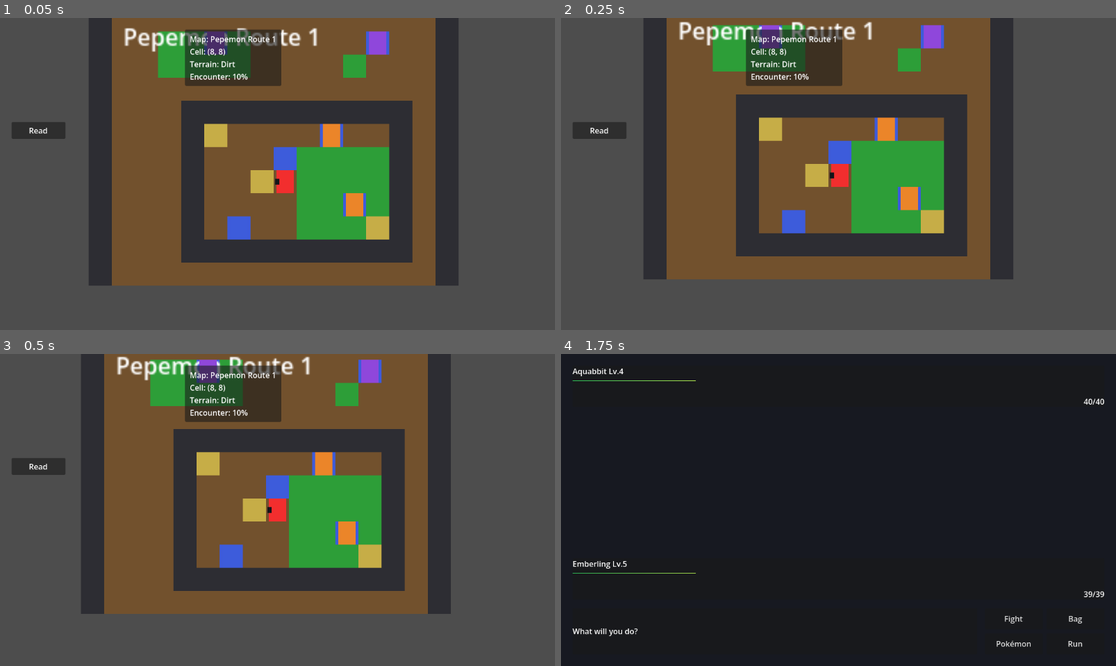
Above: before the commit, frames 1-4 (two rows, left to right).
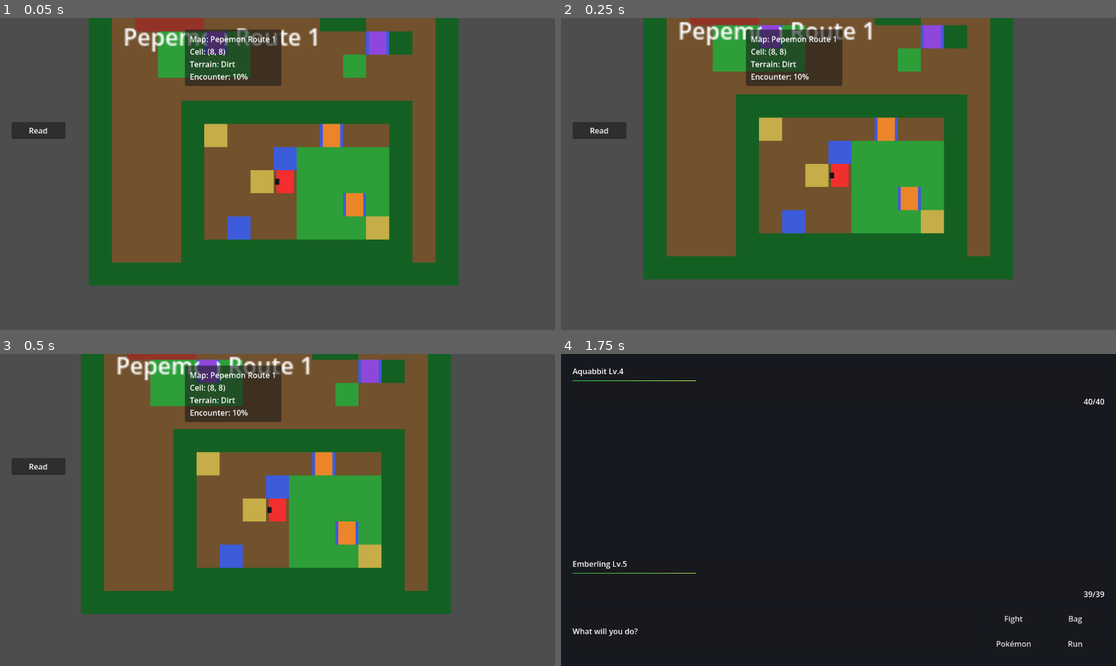
Above: after the commit, the same moments.

Repository: CHEESEMARSHALL/pepemon
Game: Godot game, scene res://scenes/game/GameRoot.tscn
Two runs of this game, one before a commit and one after it. Both use one fixed random seed, a clock stepped at 60 frames per second and the inputs below.
Inputs (mouse positions are in pixels of both pictures, inside the frame that each line leads up to):
- Up to frame 1 (0.05 s): no input
- Up to frame 2 (0.25 s): no input
- Up to frame 3 (0.5 s): no input
- Up to frame 4 (1.75 s): tap Enter (ui_accept) at 0.5, 0.77 s; move the mouse to (960, 494) at 0.52 s; hold Right (ui_right) 0.53-1.25 s; click (960, 494) at 0.67 s; drag from (727, 525) to (810, 572) at 1.27 s

The runs differ from the first frame. In frame 1, 22% of the frame differs, in the area x 16-83%, y 0-86%; in frame 2, 21%; in frame 3, 21%; in frame 4, nothing differs.

Commit message:
Add Route 1 worldbuilding tile support

Diff:
--- a/data/overworld/Route1.tres
+++ b/data/overworld/Route1.tres
@@ -9,7 +9,7 @@
 map_name = "Pepemon Route 1"
 player_start_cell = Vector2i(8, 8)
 encounter_table = ExtResource("3_starter_grass")
-rows = Array[String](["################", "#..............#", "#..GGGG........#", "#..GGGG....G...#", "#..............#", "#...##########.#", "#...#S.......#.#", "#...#....GGGG#.#", "#...#..S.GGGG#.#", "#...#....GGGG#.#", "#...#....GGGS#.#", "#...##########.#", "#..............#"])
+rows = Array[String](["TTTTTTTTTTTTTTTT", "T.HHH.....TT...T", "T..GGGG......T.T", "T..GGGG....G...T", "T..............T", "T...TTTTTTTTTT.T", "T...TS.......T.T", "T...T....GGGGT.T", "T...T..S.GGGGT.T", "T...T....GGGGT.T", "T...T....GGGST.T", "T...TTTTTTTTTT.T", "TTTTTTTTTTTTTTTT"])
 sign_messages = Array[Dictionary]([{ "cell": Vector2i(7, 8), "message": "Pepemon Route 1\nTall grass hides wild monster …(193 unchanged characters)…
 interactables = Array[Dictionary]([{ "id": "scout_mira", "name": "ScoutMira", "cell": Vector2i(8, 7), "dialogue": "Scou …(1641 unchanged characters)…
 transitions = Array[Dictionary]([{ "cell": Vector2i(14, 6), "target_map_path": "res://data/overworld/Route2.tres", "target_start_cell": Vector2i(1, 6) }])
--- a/scenes/overworld/Overworld.gd
+++ b/scenes/overworld/Overworld.gd
@@ -7,15 +7,19 @@
 
 @export var map_data: Resource
 @export var interactable_scene: PackedScene
+@export var route_tile_sheet: Texture2D
 @export var player_start_cell_override := Vector2i(-999, -999)
 
 const CELL_SIZE := Vector2i(16, 16)
 const SOURCE_ID := 0
+const ROUTE_TILE_SHEET_PATH := "res://assets/tiles/route1/route1_tiles.png"
 const DIRT_TILE := Vector2i(0, 0)
 const GRASS_TILE := Vector2i(1, 0)
 const WALL_TILE := Vector2i(2, 0)
 const SIGN_TILE := Vector2i(3, 0)
 const NPC_TILE := Vector2i(4, 0)
+const TREE_TILE := Vector2i(5, 0)
+const HOUSE_TILE := Vector2i(6, 0)
 const TERRAIN_DATA_KEY := "terrain"
 const BLOCKED_DATA_KEY := "blocked"
 const INTERACTION_TEXT_DATA_KEY := "interaction_text"
@@ -24,6 +28,8 @@
 const TERRAIN_WALL := "Wall"
 const TERRAIN_SIGN := "Sign"
 const TERRAIN_NPC := "NPC"
+const TERRAIN_TREE := "Tree"
+const TERRAIN_HOUSE := "House"
 
 @onready var _player := %Player as PlayerController
 @onready var _ground_tile_map := %GroundTileMap as TileMap
@@ -104,6 +110,10 @@
 			return GRASS_TILE
 		"S":
 			return SIGN_TILE
+		"T":
+			return TREE_TILE
+		"H":
+			return HOUSE_TILE
 		_:
 			return DIRT_TILE
 
@@ -121,14 +131,7 @@
 	tile_set.set_custom_data_layer_name(2, INTERACTION_TEXT_DATA_KEY)
 	tile_set.set_custom_data_layer_type(2, TYPE_STRING)
 
-	var image := Image.create(CELL_SIZE.x * 5, CELL_SIZE.y, false, Image.FORMAT_RGBA8)
-	image.fill_rect(Rect2i(Vector2i.ZERO, CELL_SIZE), Color(0.45, 0.32, 0.18))
-	image.fill_rect(Rect2i(Vector2i(CELL_SIZE.x, 0), CELL_SIZE), Color(0.18, 0.62, 0.22))
-	image.fill_rect(Rect2i(Vector2i(CELL_SIZE.x * 2, 0), CELL_SIZE), Color(0.18, 0.18, 0.2))
-	image.fill_rect(Rect2i(Vector2i(CELL_SIZE.x * 3, 0), CELL_SIZE), Color(0.78, 0.68, 0.28))
-	image.fill_rect(Rect2i(Vector2i(CELL_SIZE.x * 4, 0), CELL_SIZE), Color(0.24, 0.36, 0.86))
-
-	var texture := ImageTexture.create_from_image(image)
+	var texture := _get_route_tile_texture()
 	var source := TileSetAtlasSource.new()
 	source.texture = texture
 	source.texture_region_size = CELL_SIZE
@@ -137,6 +140,8 @@
 	source.create_tile(WALL_TILE)
 	source.create_tile(SIGN_TILE)
 	source.create_tile(NPC_TILE)
+	source.create_tile(TREE_TILE)
+	source.create_tile(HOUSE_TILE)
 
 	tile_set.add_source(source, SOURCE_ID)
 	source.get_tile_data(DIRT_TILE, 0).set_custom_data(TERRAIN_DATA_KEY, TERRAIN_DIRT)
@@ -149,7 +154,32 @@
 	source.get_tile_data(SIGN_TILE, 0).set_custom_data(BLOCKED_DATA_KEY, true)
 	source.get_tile_data(NPC_TILE, 0).set_custom_data(TERRAIN_DATA_KEY, TERRAIN_NPC)
 	source.get_tile_data(NPC_TILE, 0).set_custom_data(BLOCKED_DATA_KEY, true)
+	source.get_tile_data(TREE_TILE, 0).set_custom_data(TERRAIN_DATA_KEY, TERRAIN_TREE)
+	source.get_tile_data(TREE_TILE, 0).set_custom_data(BLOCKED_DATA_KEY, true)
+	source.get_tile_data(HOUSE_TILE, 0).set_custom_data(TERRAIN_DATA_KEY, TERRAIN_HOUSE)
+	source.get_tile_data(HOUSE_TILE, 0).set_custom_data(BLOCKED_DATA_KEY, true)
 	return tile_set
+
+
+func _get_route_tile_texture() -> Texture2D:
+	if route_tile_sheet != null and route_tile_sheet.get_width() >= CELL_SIZE.x * 7:
+		return route_tile_sheet
+
+	if ResourceLoader.exists(ROUTE_TILE_SHEET_PATH):
+		var loaded_texture := load(ROUTE_TILE_SHEET_PATH) as Texture2D
+
+		if loaded_texture != null and loaded_texture.get_width() >= CELL_SIZE.x * 7:
+			return loaded_texture
+
+	var image := Image.create(CELL_SIZE.x * 7, CELL_SIZE.y, false, Image.FORMAT_RGBA8)
+	image.fill_rect(Rect2i(Vector2i.ZERO, CELL_SIZE), Color(0.45, 0.32, 0.18))
+	image.fill_rect(Rect2i(Vector2i(CELL_SIZE.x, 0), CELL_SIZE), Color(0.18, 0.62, 0.22))
+	image.fill_rect(Rect2i(Vector2i(CELL_SIZE.x * 2, 0), CELL_SIZE), Color(0.18, 0.18, 0.2))
+	image.fill_rect(Rect2i(Vector2i(CELL_SIZE.x * 3, 0), CELL_SIZE), Color(0.78, 0.68, 0.28))
+	image.fill_rect(Rect2i(Vector2i(CELL_SIZE.x * 4, 0), CELL_SIZE), Color(0.24, 0.36, 0.86))
+	image.fill_rect(Rect2i(Vector2i(CELL_SIZE.x * 5, 0), CELL_SIZE), Color(0.08, 0.38, 0.14))
+	image.fill_rect(Rect2i(Vector2i(CELL_SIZE.x * 6, 0), CELL_SIZE), Color(0.58, 0.2, 0.16))
+	return ImageTexture.create_from_image(image)
 
 
 func _setup_interactables() -> void:
--- a/scripts/tests/ValidateOverworldContent.gd
+++ b/scripts/tests/ValidateOverworldContent.gd
@@ -48,6 +48,16 @@
 		quit(1)
 		return
 
+	if route_data.get_tile_code(Vector2i(0, 0)) != "T":
+		push_error("Route1.tres should use tree tiles for the first-area border.")
+		quit(1)
+		return
+
+	if route_data.get_tile_code(Vector2i(2, 1)) != "H":
+		push_error("Route1.tres should include a small house block for first-area worldbuilding.")
+		quit(1)
+		return
+
 	var route_transition: Dictionary = route_data.get_transition_entry(Vector2i(14, 6))
 
 	if route_transition.is_empty() or str(route_transition.get("target_map_path", "")).is_empty():
@@ -216,6 +226,8 @@
 		return
 
 	_validate_debug_hud(debug_label, "Pepemon Route 1", Vector2i(8, 8), "Dirt", 0)
+	_validate_tile_terrain(tile_map, Vector2i(0, 0), "Tree", true)
+	_validate_tile_terrain(tile_map, Vector2i(2, 1), "House", true)
 	var follow_camera := player.get_node_or_null("FollowCamera") as Camera2D
 
 	if follow_camera == null or not follow_camera.enabled:
@@ -782,6 +794,27 @@
 		quit(1)
 
 
+func _validate_tile_terrain(tile_map: TileMap, cell: Vector2i, expected_terrain: String, expected_blocked: bool) -> void:
+	var tile_data := tile_map.get_cell_tile_data(0, cell)
+
+	if tile_data == null:
+		push_error("Expected tile data at %s." % str(cell))
+		quit(1)
+		return
+
+	var terrain := str(tile_data.get_custom_data("terrain"))
+	var blocked := bool(tile_data.get_custom_data("blocked"))
+
+	if terrain != expected_terrain:
+		push_error("Expected %s terrain at %s, got %s." % [expected_terrain, str(cell), terrain])
+		quit(1)
+		return
+
+	if blocked != expected_blocked:
+		push_error("Expected blocked=%s at %s, got %s." % [str(expected_blocked), str(cell), str(blocked)])
+		quit(1)
+
+
 func _validate_debug_hud(debug_label: Label, expected_map_name: String, expected_cell: Vector2i, expected_terrain: String, expected_encounter_percent: int) -> void:
 	if debug_label == null:
 		push_error("Overworld debug HUD label was not found.")
Not shown, added: assets/tiles/route1/README.md
